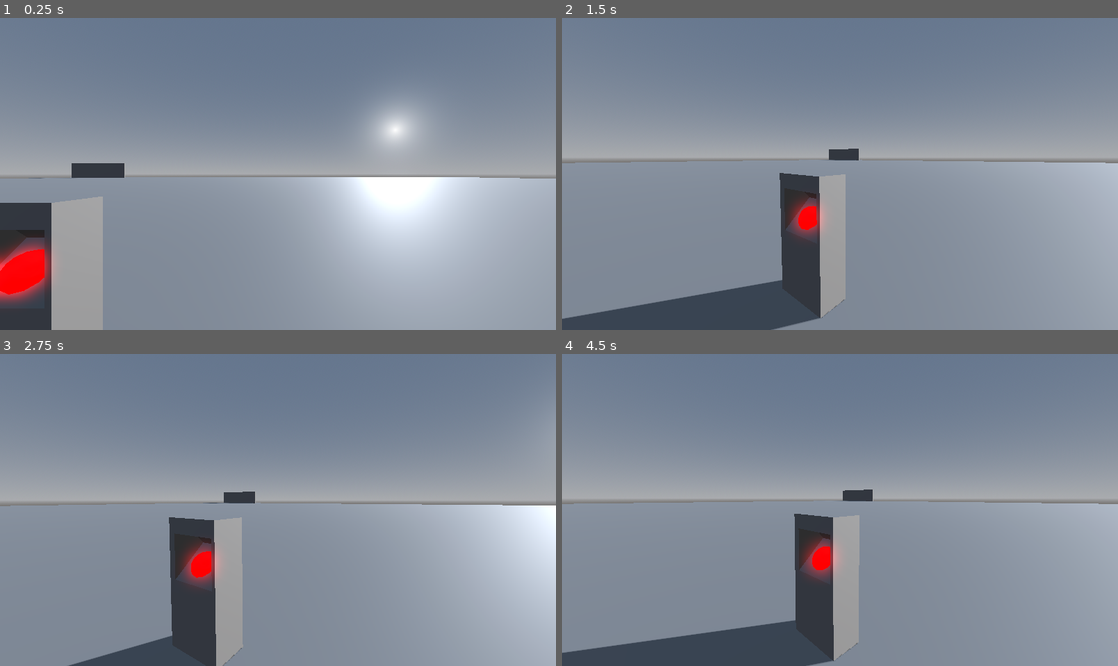
Above: before the commit, frames 1-4 (two rows, left to right).
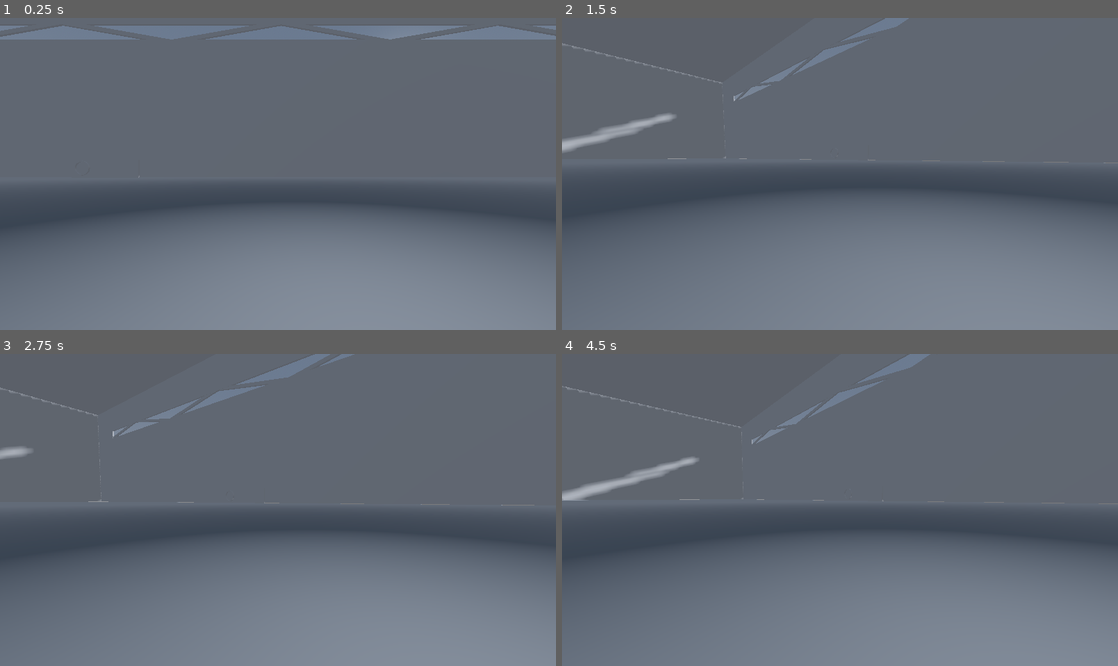
Above: after the commit, the same moments.

Repository: NNRVINTAGE/_state-dormant
Game: Godot game, scene res://Scene/world.tscn
Two runs of this game, one before a commit and one after it. Both use one fixed random seed, a clock stepped at 60 frames per second and the inputs below.
Inputs (mouse positions are in pixels of both pictures, inside the frame that each line leads up to):
- Up to frame 1 (0.25 s): no input
- Up to frame 2 (1.5 s): tap Enter (ui_accept) at 0.5, 0.77, 1.25 s; move the mouse to (962, 158) at 0.52 s; hold Right (ui_right) 0.53-1.28 s; tap Shift (sprint) at 0.6, 1.35 s; click (962, 158) at 0.67 s; move the mouse to (812, 174) at 1.27 s; hold Up (ui_up) from 1.28 s (still down)
- Up to frame 3 (2.75 s): keep holding Up (ui_up); tap Enter (ui_accept) at 1.52, 2 s; move the mouse to (289, 503) at 2.02 s; tap Shift (sprint) at 2.1 s
- Up to frame 4 (4.5 s): keep holding Up (ui_up); tap Enter (ui_accept) at 2.75, 3.02, 3.5, 3.77, 4.25 s; move the mouse to (834, 516) at 2.77 s; tap Shift (sprint) at 2.85, 3.6, 4.35 s; click (834, 516) at 2.92 s; move the mouse to (878, 513) at 3.52 s; move the mouse to (795, 506) at 4.27 s

The runs differ from the first frame. In frame 1, 85% of the frame differs, in the area x 0-100%, y 0-100%; in frame 2, 82%; in frame 3, 83%; in frame 4, 83%.

Commit message:
Add files via upload

Diff:
--- a/Asset/Buttons.tres
+++ b/Asset/Buttons.tres
@@ -4,4 +4,4 @@
 albedo_color = Color(0.872741, 0, 0, 1)
 emission_enabled = true
 emission = Color(1, 0, 0, 1)
-emission_energy_multiplier = 2.29
+emission_energy_multiplier = 2.19
--- /dev/null
+++ b/Asset/whitelight.tres
@@ -0,0 +1,6 @@
+[gd_resource type="StandardMaterial3D" format=3 uid="uid://ewbccjadby2b"]
+
+[resource]
+emission_enabled = true
+emission = Color(1, 1, 1, 1)
+emission_energy_multiplier = 2.0
--- a/Scene/world.tscn
+++ b/Scene/world.tscn
@@ -1,7 +1,8 @@
-[gd_scene load_steps=6 format=3 uid="uid://bx2e30kt505xn"]
+[gd_scene load_steps=7 format=3 uid="uid://bx2e30kt505xn"]
 
 [ext_resource type="Material" uid="uid://cisw4rns4uvqg" path="res://Asset/Buttons.tres" id="1_dlwip"]
 [ext_resource type="PackedScene" uid="uid://bs72ogkvdd7d6" path="res://Scene/controller/proto_controller.tscn" id="1_emx41"]
+[ext_resource type="Material" uid="uid://ewbccjadby2b" path="res://Asset/whitelight.tres" id="3_ejll3"]
 
 [sub_resource type="ProceduralSkyMaterial" id="ProceduralSkyMaterial_xtl80"]
 sky_horizon_color = Color(0.662243, 0.671743, 0.686743, 1)
@@ -14,30 +15,162 @@
 background_mode = 2
 sky = SubResource("Sky_emx41")
 glow_enabled = true
-fog_density = 0.3213
+glow_intensity = 1.0
+glow_hdr_threshold = 0.8
+fog_enabled = true
+fog_mode = 1
+fog_density = 0.4243
+fog_sky_affect = 0.155
+fog_depth_curve = 0.517632
 
 [node name="world" type="Node3D"]
 
 [node name="DirectionalLight3D" type="DirectionalLight3D" parent="."]
-transform = Transform3D(-0.866025, -0.0919757, 0.491468, 0, 0.982935, 0.183951, -0.5, 0.159307, -0.851247, 0, 0, 0)
+transform = Transform3D(-0.866025, -0.183251, 0.465209, 0, 0.930418, 0.366501, -0.5, 0.317399, -0.805765, 0, 0, 0)
 shadow_enabled = true
-directional_shadow_split_1 = 0.01
-directional_shadow_split_2 = 0.02
-directional_shadow_split_3 = 0.1
-directional_shadow_max_distance = 300.0
+directional_shadow_split_1 = 0.05
+directional_shadow_fade_start = 1.0
+directional_shadow_max_distance = 650.0
+directional_shadow_pancake_size = 1024.0
 
 [node name="WorldEnvironment" type="WorldEnvironment" parent="."]
 environment = SubResource("Environment_dlwip")
 
+[node name="ProtoController" parent="." instance=ExtResource("1_emx41")]
+transform = Transform3D(1, 0, 0, 0, 1, 0, 0, 0, 1, 1.02248, -0.0631909, 0.355331)
+base_speed = 8.0
+sprint_speed = 16.0
+input_left = "left"
+input_right = "right"
+input_forward = "forward"
+input_back = "back"
+input_jump = "jumps"
+
+[node name="Ground" type="CSGBox3D" parent="."]
+transform = Transform3D(1, 0, 0, 0, 1, 0, 0, 0, 1, 0, -0.2, 0)
+use_collision = true
+size = Vector3(600, 0.2, 200)
+
+[node name="Roof" type="CSGBox3D" parent="."]
+transform = Transform3D(1, 0, 0, 0, 1, 0, 0, 0, 1, 0, 99.5, 0)
+use_collision = true
+size = Vector3(600, 1, 200)
+
+[node name="Walls" type="CSGBox3D" parent="."]
+transform = Transform3D(1, 0, 0, 0, 1, 0, 0, 0, 1, 0, 50, -100)
+size = Vector3(600, 100, 1)
+
+[node name="ventilats" type="CSGBox3D" parent="Walls"]
+transform = Transform3D(1, 0, 0, 0, 1, 0, 0, 0, 1, -0.161377, 21.3986, 0)
+operation = 2
+size = Vector3(524.354, 7.46753, 2)
+
+[node name="vbp2" type="CSGBox3D" parent="Walls"]
+transform = Transform3D(0.173648, 0.984808, 0, -0.984808, 0.173648, 0, 0, 0, 1, -239.254, 21.9139, -0.0685272)
+size = Vector3(2, 48.1346, 1)
+
+[node name="vbp3" type="CSGBox3D" parent="Walls"]
+transform = Transform3D(0.173648, -0.984808, 0, 0.984808, 0.173648, 0, 0, 0, 1, -187.427, 21.4833, -0.0685272)
+size = Vector3(2, 55.3443, 1)
+
+[node name="vbp4" type="CSGBox3D" parent="Walls"]
+transform = Transform3D(0.173648, 0.984808, 0, -0.984808, 0.173648, 0, 0, 0, 1, -132.296, 21.4833, -0.0685272)
+size = Vector3(2, 55.3443, 1)
+
+[node name="vbp5" type="CSGBox3D" parent="Walls"]
+transform = Transform3D(0.173648, -0.984808, 0, 0.984808, 0.173648, 0, 0, 0, 1, -78.699, 21.483, -0.069)
+size = Vector3(2, 55.3443, 1)
+
+[node name="vbp6" type="CSGBox3D" parent="Walls"]
+transform = Transform3D(0.173648, 0.984808, 0, -0.984808, 0.173648, 0, 0, 0, 1, -24.7275, 21.3271, -0.0685272)
+size = Vector3(2, 54.4721, 1)
+
+[node name="vbp7" type="CSGBox3D" parent="Walls"]
+transform = Transform3D(0.173648, -0.984808, 0, 0.984808, 0.173648, 0, 0, 0, 1, 30.4861, 21.2031, -0.0685272)
+size = Vector3(2, 58.6936, 1)
+
+[node name="vbp8" type="CSGBox3D" parent="Walls"]
+transform = Transform3D(0.173648, 0.984808, 0, -0.984808, 0.173648, 0, 0, 0, 1, 83.0818, 21.447, -0.0685272)
+size = Vector3(2, 55.3443, 1)
+
+[node name="vbp9" type="CSGBox3D" parent="Walls"]
+transform = Transform3D(0.173648, -0.984808, 0, 0.984808, 0.173648, 0, 0, 0, 1, 137.303, 21.4201, -0.0690002)
+size = Vector3(2, 55.3443, 1)
+
+[node name="vbp11" type="CSGBox3D" parent="Walls"]
+transform = Transform3D(0.173648, -0.984808, 0, 0.984808, 0.173648, 0, 0, 0, 1, 244.059, 21.4201, -0.0690002)
+size = Vector3(2, 55.3443, 1)
+
+[node name="vbp10" type="CSGBox3D" parent="Walls"]
+transform = Transform3D(0.173648, 0.984808, 0, -0.984808, 0.173648, 0, 0, 0, 1, 191.628, 21.447, -0.0685272)
+size = Vector3(2, 55.3443, 1)
+
+[node name="Walls2" type="CSGBox3D" parent="."]
+transform = Transform3D(1, 0, 0, 0, 1, 0, 0, 0, 1, 0, 50, 100)
+size = Vector3(600, 100, 1)
+
+[node name="ventilats" type="CSGBox3D" parent="Walls2"]
+transform = Transform3D(1, 0, 0, 0, 1, 0, 0, 0, 1, -0.161377, 21.3986, 0)
+operation = 2
+size = Vector3(524.354, 7.46753, 2)
+
+[node name="vbp2" type="CSGBox3D" parent="Walls2"]
+transform = Transform3D(0.173648, 0.984808, 0, -0.984808, 0.173648, 0, 0, 0, 1, -239.254, 21.9139, -0.0685272)
+size = Vector3(2, 48.1346, 1)
+
+[node name="vbp3" type="CSGBox3D" parent="Walls2"]
+transform = Transform3D(0.173648, -0.984808, 0, 0.984808, 0.173648, 0, 0, 0, 1, -187.427, 21.4833, -0.0685272)
+size = Vector3(2, 55.3443, 1)
+
+[node name="vbp4" type="CSGBox3D" parent="Walls2"]
+transform = Transform3D(0.173648, 0.984808, 0, -0.984808, 0.173648, 0, 0, 0, 1, -132.296, 21.4833, -0.0685272)
+size = Vector3(2, 55.3443, 1)
+
+[node name="vbp5" type="CSGBox3D" parent="Walls2"]
+transform = Transform3D(0.173648, -0.984808, 0, 0.984808, 0.173648, 0, 0, 0, 1, -78.699, 21.483, -0.069)
+size = Vector3(2, 55.3443, 1)
+
+[node name="vbp6" type="CSGBox3D" parent="Walls2"]
+transform = Transform3D(0.173648, 0.984808, 0, -0.984808, 0.173648, 0, 0, 0, 1, -24.7275, 21.3271, -0.0685272)
+size = Vector3(2, 54.4721, 1)
+
+[node name="vbp7" type="CSGBox3D" parent="Walls2"]
+transform = Transform3D(0.173648, -0.984808, 0, 0.984808, 0.173648, 0, 0, 0, 1, 30.4861, 21.2031, -0.0685272)
+size = Vector3(2, 58.6936, 1)
+
+[node name="vbp8" type="CSGBox3D" parent="Walls2"]
+transform = Transform3D(0.173648, 0.984808, 0, -0.984808, 0.173648, 0, 0, 0, 1, 83.0818, 21.447, -0.0685272)
+size = Vector3(2, 55.3443, 1)
+
+[node name="vbp9" type="CSGBox3D" parent="Walls2"]
+transform = Transform3D(0.173648, -0.984808, 0, 0.984808, 0.173648, 0, 0, 0, 1, 137.303, 21.4201, -0.0690002)
+size = Vector3(2, 55.3443, 1)
+
+[node name="vbp11" type="CSGBox3D" parent="Walls2"]
+transform = Transform3D(0.173648, -0.984808, 0, 0.984808, 0.173648, 0, 0, 0, 1, 244.059, 21.4201, -0.0690002)
+size = Vector3(2, 55.3443, 1)
+
+[node name="vbp10" type="CSGBox3D" parent="Walls2"]
+transform = Transform3D(0.173648, 0.984808, 0, -0.984808, 0.173648, 0, 0, 0, 1, 191.628, 21.447, -0.0685272)
+size = Vector3(2, 55.3443, 1)
+
+[node name="Walls3" type="CSGBox3D" parent="."]
+transform = Transform3D(1, 0, 0, 0, 1, 0, 0, 0, 1, 299, 50, 0)
+size = Vector3(2, 100, 200)
+
+[node name="Walls4" type="CSGBox3D" parent="."]
+transform = Transform3D(1, 0, 0, 0, 1, 0, 0, 0, 1, -299, 50, 0)
+size = Vector3(2, 100, 200)
+
 [node name="Control" type="CSGBox3D" parent="."]
-transform = Transform3D(1, 0, 0, 0, 1, 0, 0, 0, 1, -0.328699, 0.632767, -1.19921)
+transform = Transform3D(1, 0, 0, 0, 1, 0, 0, 0, 1, 2.83986, 0.632767, 0.375303)
 use_collision = true
 size = Vector3(0.730371, 1.54828, 0.4)
 
 [node name="Panel" type="CSGBox3D" parent="Control"]
-transform = Transform3D(1, 0, 0, 0, 0.675088, 0.737737, 0, -0.737737, 0.675088, 0.0233339, 0.376515, 0.151739)
-operation = 2
-size = Vector3(0.591431, 0.563355, 0.386475)
+transform = Transform3D(1, 0, 0, 0, 0.675088, 0.737737, 0, -0.737737, 0.675088, 0.023334, 0.359865, 0.169935)
+operation = 2
+size = Vector3(0.591431, 0.514027, 0.386475)
 
 [node name="Buttons" type="CSGSphere3D" parent="Control"]
 transform = Transform3D(1, 0, 0, 0, 0.761584, -0.648067, 0, 0.648067, 0.761584, 0, 0.209128, -0.00874853)
@@ -46,20 +179,32 @@
 rings = 12
 material = ExtResource("1_dlwip")
 
-[node name="Ground" type="CSGBox3D" parent="."]
-transform = Transform3D(1, 0, 0, 0, 1, 0, 0, 0, 1, 0, -0.2, 0)
-use_collision = true
-size = Vector3(200, 0.2, 200)
-
 [node name="RRSO" type="CSGBox3D" parent="."]
-transform = Transform3D(1, 0, 0, 0, 1, 0, 0, 0, 1, -85.1668, 3.31943, -97.8799)
-use_collision = true
-size = Vector3(25.525, 6.8805, 0.541992)
-
-[node name="ProtoController" parent="." instance=ExtResource("1_emx41")]
-transform = Transform3D(1, 0, 0, 0, 1, 0, 0, 0, 1, 1.54649, -0.0631909, 0.355331)
-input_left = "left"
-input_right = "right"
-input_forward = "forward"
-input_back = "back"
-input_jump = "jumps"
+transform = Transform3D(1, 0, 0, 0, 1, 0, 0, 0, 1, -83.1898, 4.2431, -98.9858)
+use_collision = true
+size = Vector3(32.4579, 8.72783, 1.08789)
+
+[node name="Output" type="CSGCylinder3D" parent="RRSO"]
+transform = Transform3D(1, 0, 0, 0, -4.37114e-08, -1, 0, 1, -4.37114e-08, -10.6524, 0.220658, 0.606812)
+radius = 3.57324
+height = 1.61499
+sides = 20
+
+[node name="subtr" type="CSGCylinder3D" parent="RRSO/Output"]
+transform = Transform3D(1, 0, 0, 0, 1, 0, 0, 0, 1, 0, 0.434334, 0)
+operation = 2
+radius = 3.01172
+height = 0.865707
+sides = 20
+
+[node name="bulb" type="Node3D" parent="."]
+transform = Transform3D(1, 0, 0, 0, 1, 0, 0, 0, 1, 1.99679, 3.92264, -1.20082)
+
+[node name="Bulb_obj" type="CSGSphere3D" parent="bulb"]
+material = ExtResource("3_ejll3")
+
+[node name="OmniLight3D" type="OmniLight3D" parent="bulb"]
+transform = Transform3D(1, 0, 0, 0, 1, 0, 0, 0, 1, 0, 0.0323007, 0)
+shadow_enabled = true
+shadow_normal_bias = 0.3
+omni_range = 12.7371
--- a/project.godot
+++ b/project.godot
@@ -74,4 +74,5 @@
 
 renderer/rendering_method="gl_compatibility"
 renderer/rendering_method.mobile="gl_compatibility"
-lights_and_shadows/directional_shadow/soft_shadow_filter_quality=1
+lights_and_shadows/directional_shadow/soft_shadow_filter_quality=3
+lights_and_shadows/directional_shadow/16_bits=false
